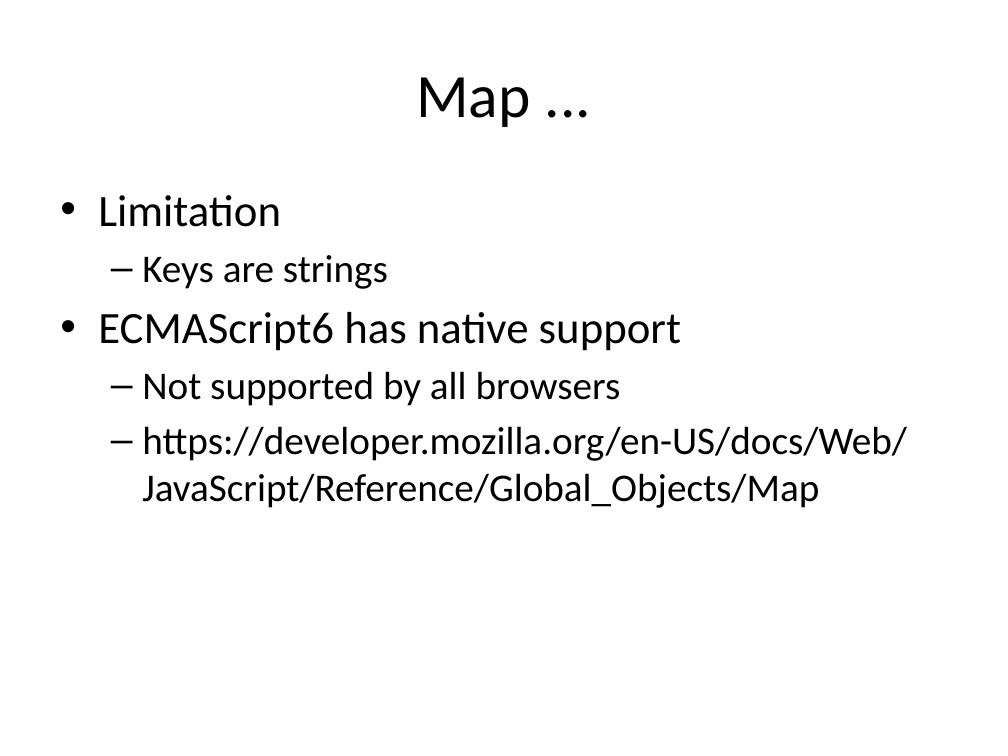
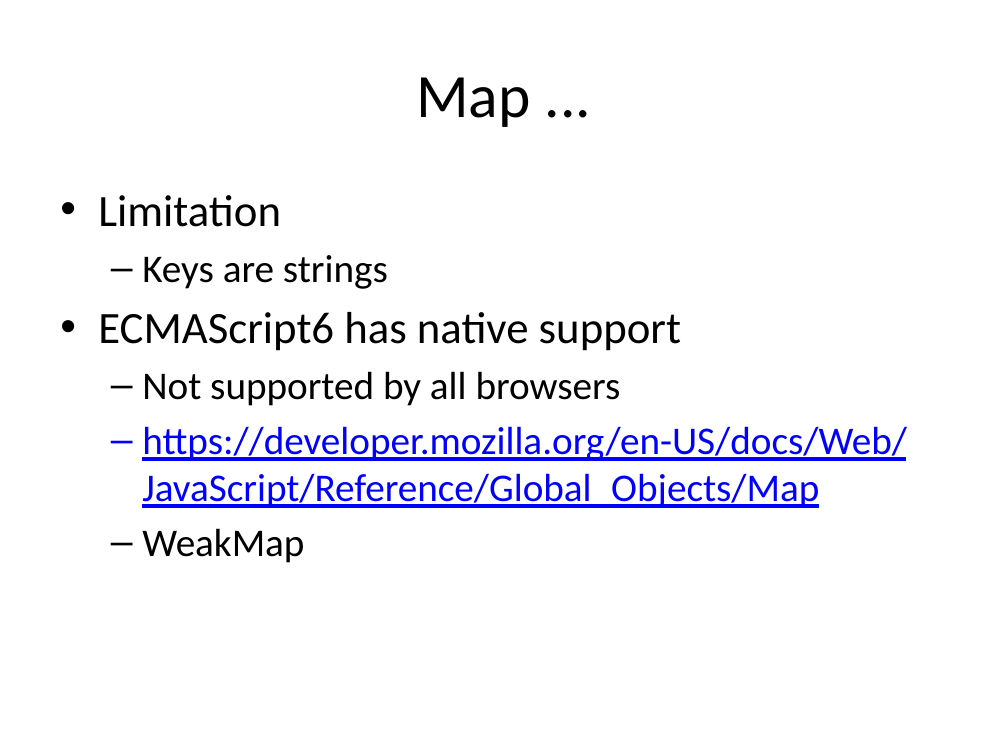
Before and after one commit to rajeshcs/jstalk, a slide deck: slide 12 of JavascriptDS.pptx (slide 11 before the commit). Drawn at 1008x756 pixels with LibreOffice and Linux fonts; fonts in the diff are those of the drawing. Boxes give left, top, right and bottom in pixels: in the first picture for what was removed or moved away, otherwise in the second. Text is boxed around its words. In the diff, an @@ line names an element or a change of style, - is before the commit and + after.

```diff
--- a/JavascriptDS.pptx
+++ b/JavascriptDS.pptx
@@ text at <box>142,426,907,508</box>: text colour #000000 to #0000FF, underline on in "https://developer.mozilla.org/en-US/docs/Web/JavaScript/Refe ..." @@
@@ text at <box>142,528,304,563</box>: paragraph added @@
+  – WeakMap
```
Also in this commit, not shown: 5 other slides changed, 5 slides added, 2 other files.
